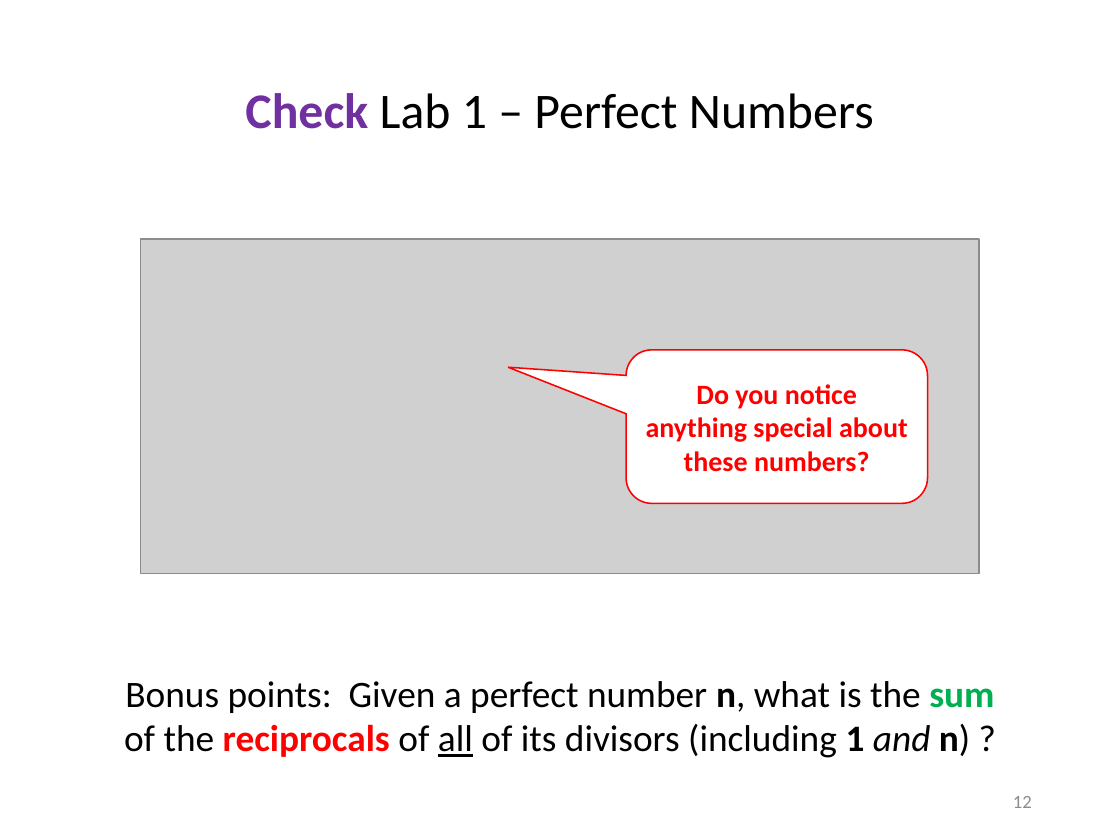
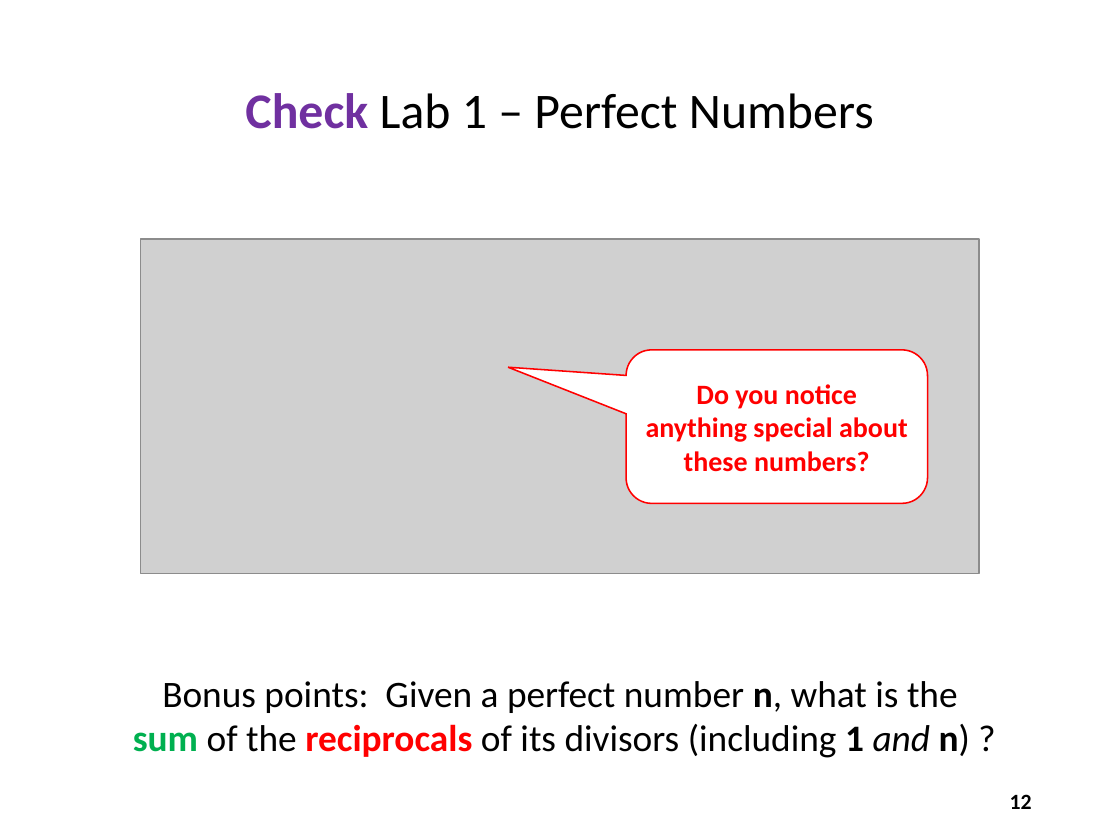
Before and after one commit to dbiersach/scicomp301-cpp-linux, a slide deck: slide 12 of session03/Session 03 - Loops, Conditionals, Modulus.pptx. Drawn at 1120x840 pixels with LibreOffice and Linux fonts; fonts in the diff are those of the drawing; grey boxes stand for pictures. Boxes give left, top, right and bottom in pixels: in the first picture for what was removed or moved away, otherwise in the second. Text is boxed around its words. In the diff, an @@ line names an element or a change of style, - is before the commit and + after.

```diff
--- a/session03/Session 03 - Loops, Conditionals, Modulus.pptx
+++ b/session03/Session 03 - Loops, Conditionals, Modulus.pptx
@@ text at bbox=[133, 681, 970, 758]: text changed @@
-Bonus points: Given a perfect number n, what is the sum of the reciprocals of all of its divisors (including 1 and n) ?
+Bonus points: Given a perfect number n, what is the
+sum of the reciprocals of its divisors (including 1 and n) ?
@@ page number at bbox=[1010, 794, 1032, 809]: size 12 to 14 pt, text colour #8C8C8C to #000000, bold on @@
```
Also in this commit, not shown: 36 other slides changed, 7 slides added, 1 other file.
